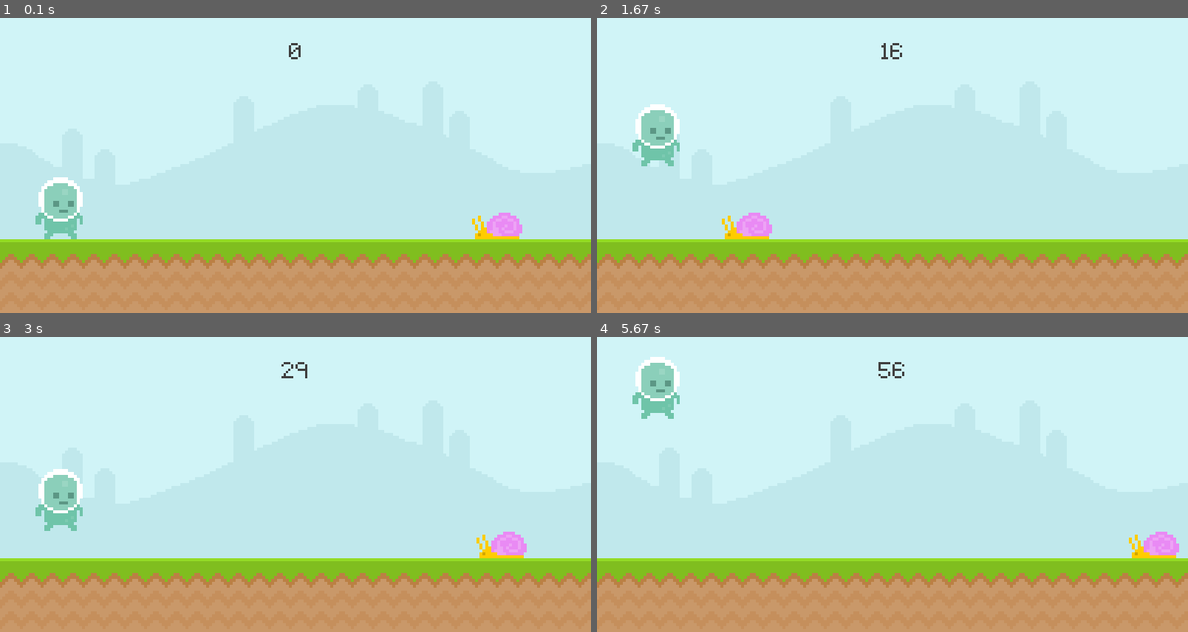
Above: before the commit, frames 1-4 (two rows, left to right).
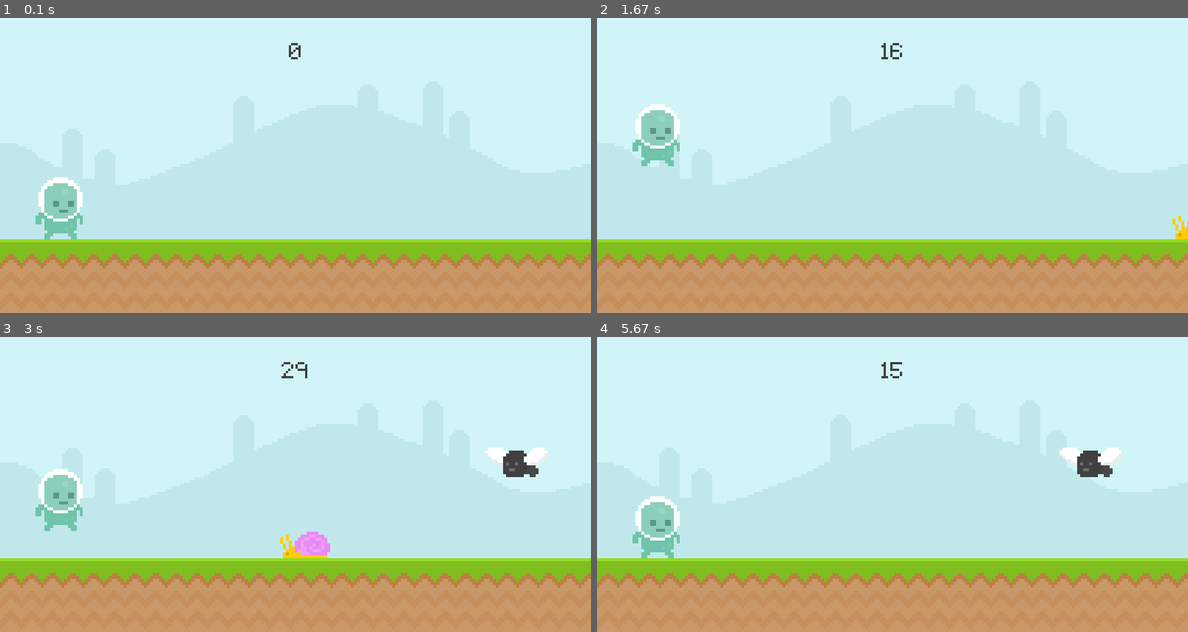
Above: after the commit, the same moments.

Repository: dominikucll/pygame-project
Game: pygame game, started from main.py
The game is run twice, just before and just after one commit, with the same random seed, the same clock (stepped at 60 frames per second) and the same inputs.
Inputs:
- Up to frame 1 (0.1 s): no input
- Up to frame 2 (1.67 s): tap Space at 0.33, 0.73, 1.03, 1.57 s
- Up to frame 3 (3 s): tap Space at 1.87, 2.97 s
- Up to frame 4 (5.67 s): tap Space at 3.27, 3.8, 4.1, 4.47, 4.87, 5.17, 5.37 s

The runs differ from the first frame. In frame 1, 0.6% of the frame differs, in the area x 79-89%, y 66-75%; in frame 2, 0.7%; in frame 3, 1.8%; in frame 4, 3.9%, in the area x 6-99%, y 6-75%.

Commit message:
Working prototype without classes

Diff:
--- a/main.py
+++ b/main.py
@@ -1,5 +1,6 @@
 import pygame
 from sys import exit
+from random import randint
 
 
 def display_score():
@@ -7,6 +8,27 @@
     score_surf = test_font.render(str(current_time//100), False, (64,64,64))
     score_rect = score_surf.get_rect(center = (400,50))
     screen.blit(score_surf,score_rect)
+
+
+def obstacle_movement(obstacle_list):
+    movement_speed = 5 + (pygame.time.get_ticks() - start_time)//10000
+    if obstacle_list:
+        for obstacle_rect in obstacle_list:
+            obstacle_rect.x -= movement_speed
+
+            if obstacle_rect.bottom >= 300: screen.blit(snail_surf,obstacle_rect)
+            else: screen.blit(fly_surf,obstacle_rect)
+
+        obstacle_list = [obstacle for obstacle in obstacle_list if obstacle.x > -100]
+        return obstacle_list
+    else: return []
+
+
+def collisions(obstacle_list):
+    if obstacle_list:
+        for obstacle_rect in obstacle_list:
+            if obstacle_rect.colliderect(player_rect):
+                return True
 
 
 pygame.init()
@@ -17,17 +39,26 @@
 test_font = pygame.font.Font('font/Pixeltype.ttf', 50)
 
 sky_surf = pygame.image.load('graphics/Sky.png').convert()
+sky_rect = sky_surf.get_rect(topleft = (0,0))
 ground_surf = pygame.image.load('graphics/ground.png').convert()
 
 
+# Obstacles
 snail_surf = pygame.image.load('graphics/snail/snail1.png').convert_alpha()
-snail_rect = snail_surf.get_rect(midbottom = (700,300))
+fly_surf = pygame.image.load('graphics/Fly/Fly1.png').convert_alpha()
+
+obstacle_rect_list = []
+
 
 player_surf = pygame.image.load('graphics/Player/player_walk_1.png').convert_alpha()
 player_rect = player_surf.get_rect(midbottom = (80,300))
 player_gravity = 0
 start_time = 0
 player_jump_count = 2
+
+# Timer
+obstacle_timer = pygame.USEREVENT + 1
+pygame.time.set_timer(obstacle_timer,randint(600,1500))
 
 
 while True:
@@ -47,36 +78,42 @@
         else:
             if event.type == pygame.KEYDOWN:
                 game_active = True
-                snail_rect.left = 800
                 start_time = pygame.time.get_ticks()
+
+        if event.type == obstacle_timer and game_active:
+            if randint(0,2):
+                obstacle_rect_list.append(snail_surf.get_rect(bottomright = (randint(900,1100),300)))
+            else:
+                obstacle_rect_list.append(fly_surf.get_rect(bottomright = (randint(900,1100),190)))
+
 
 
     if game_active:
-        screen.blit(sky_surf,(0,0))
+        screen.blit(sky_surf,sky_rect)
         screen.blit(ground_surf,(0,300))
 
         display_score()
-        screen.blit(snail_surf,snail_rect)
-        snail_rect.x -= 5
-        if snail_rect.right <= 0: snail_rect.left = 800
 
         # Player
         player_gravity += 1
         player_rect.y += player_gravity
-        print(player_gravity)
         if player_rect.bottom >= 300:
             player_rect.bottom = 300
             player_gravity = 0
             player_jump_count = 2
         screen.blit(player_surf,player_rect)
 
+        # Obstacle movement
+        obstacle_rect_list = obstacle_movement(obstacle_rect_list)
+
         # Collision
-        if snail_rect.colliderect(player_rect):
+        if collisions(obstacle_rect_list):
             game_active = False
+            obstacle_rect_list.clear()
+
     else:
         screen.fill("Yellow")
 
 
-
     pygame.display.update()
     clock.tick(60)
